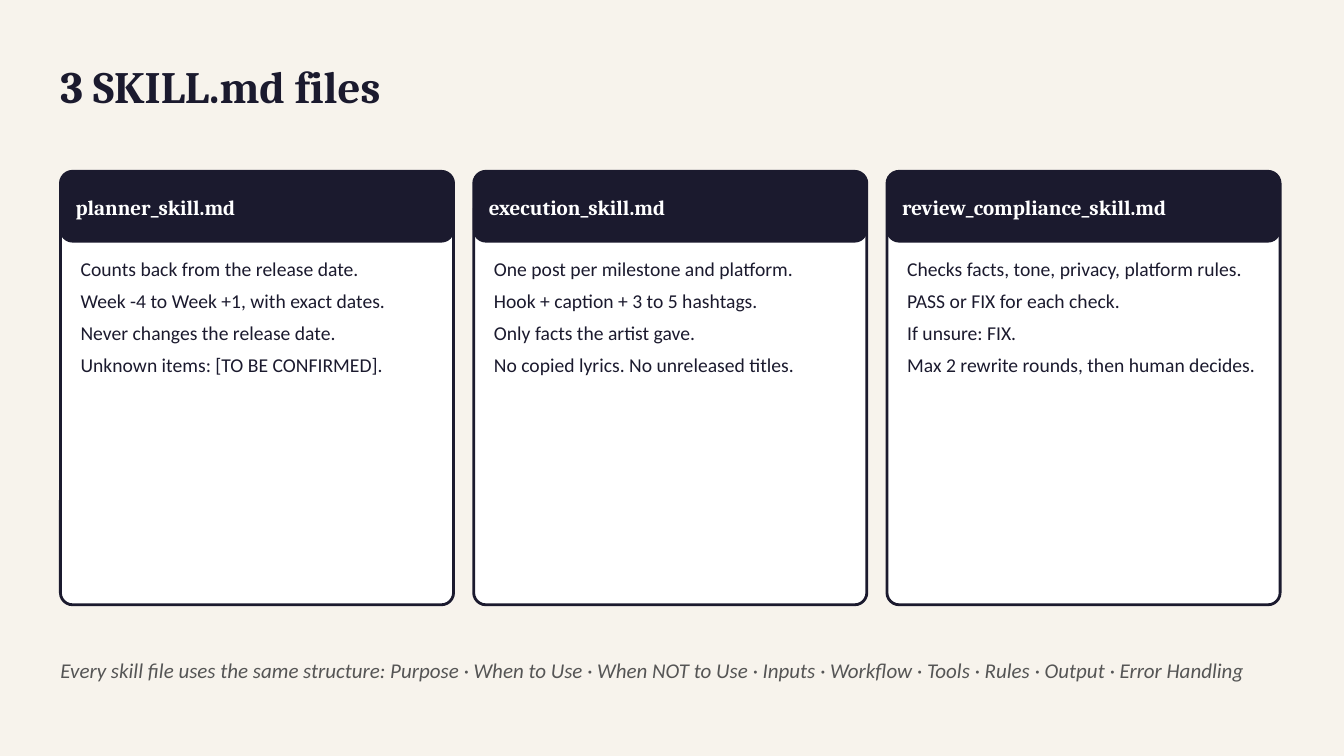
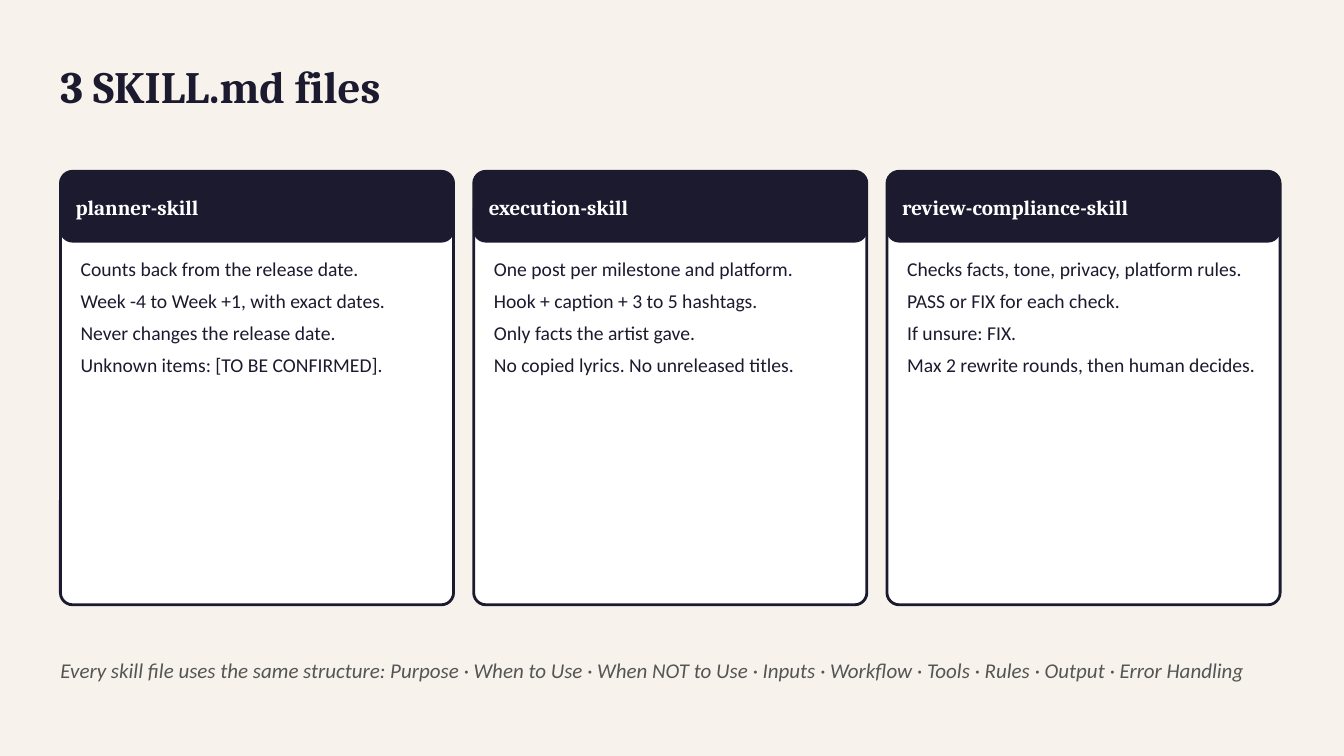
Before and after one commit to AngelaSync/artist-comeback-ai, a slide deck: slide 5 of Comeback_Campaign_Engine_Presentation.pptx. Drawn at 1344x756 pixels with LibreOffice and Linux fonts; fonts in the diff are those of the drawing. Boxes give left, top, right and bottom in pixels: in the first picture for what was removed or moved away, otherwise in the second. Text is boxed around its words. In the diff, an @@ line names an element or a change of style, - is before the commit and + after.

```diff
--- a/Comeback_Campaign_Engine_Presentation.pptx
+++ b/Comeback_Campaign_Engine_Presentation.pptx
@@ text at (x1=76, y1=200, x2=199, y2=220): text changed @@
-planner_skill.md
+planner-skill
@@ text at (x1=489, y1=200, x2=628, y2=215): text changed @@
-execution_skill.md
+execution-skill
@@ text at (x1=902, y1=200, x2=1128, y2=220): text changed @@
-review_compliance_skill.md
+review-compliance-skill
```
Also in this commit, not shown: 1 other slide changed.
